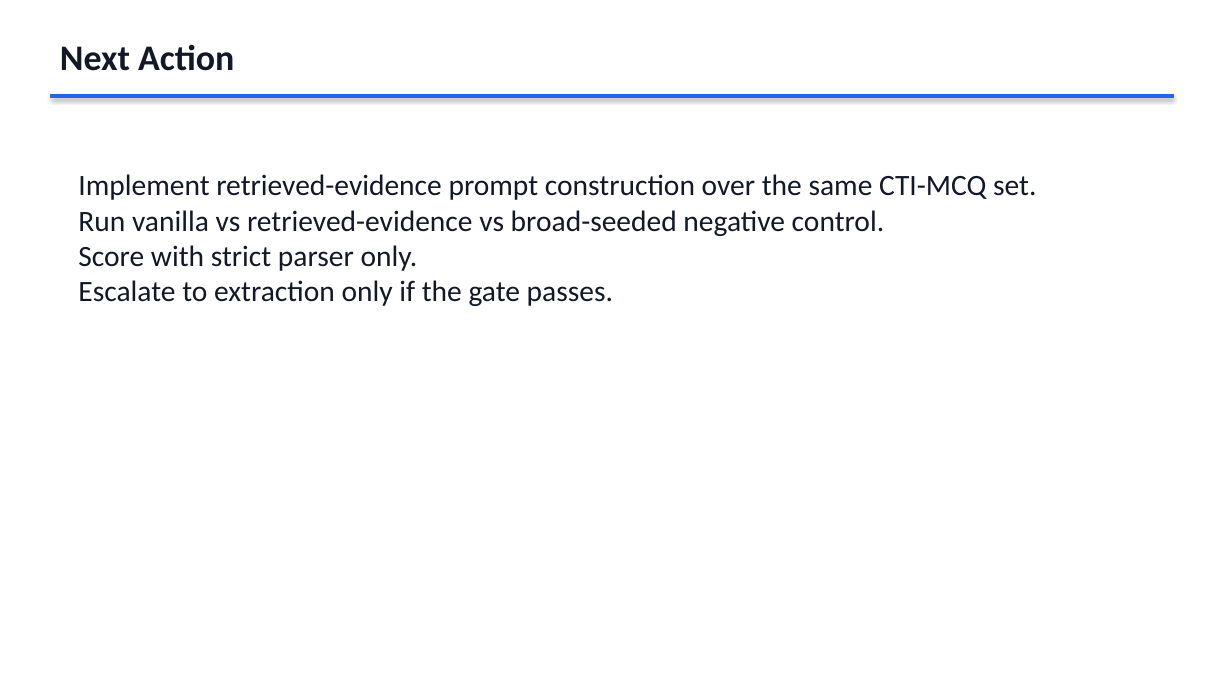
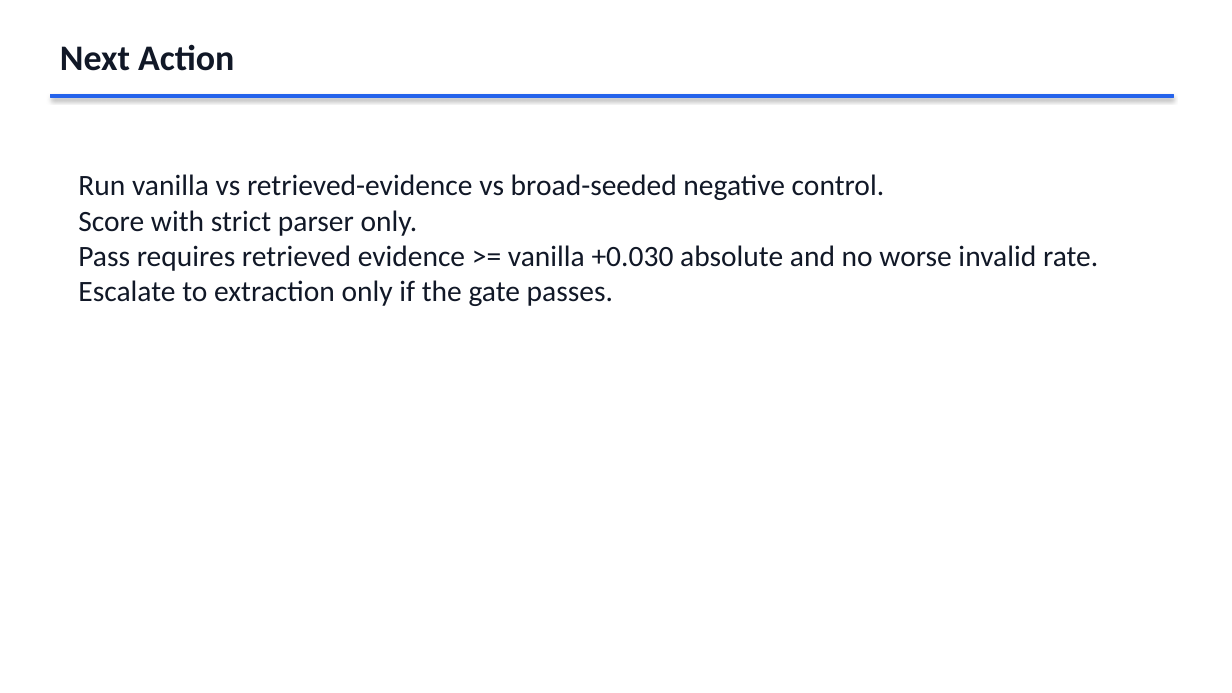
Before and after one commit to garypagangit/praxis, a slide deck: slide 9 of paper/portfolio_experiment_decks/EXPERIMENT_07_SEC_LORD_REDESIGN_GATE_DECK_20260514.pptx (slide 8 before the commit). Drawn at 1232x693 pixels with LibreOffice and Linux fonts; fonts in the diff are those of the drawing. Boxes give left, top, right and bottom in pixels: in the first picture for what was removed or moved away, otherwise in the second. Text is boxed around its words. In the diff, an @@ line names an element or a change of style, - is before the commit and + after.

Commit message:
Add SEC-LoRD retrieved-evidence gate readiness

```diff
--- a/paper/portfolio_experiment_decks/EXPERIMENT_07_SEC_LORD_REDESIGN_GATE_DECK_20260514.pptx
+++ b/paper/portfolio_experiment_decks/EXPERIMENT_07_SEC_LORD_REDESIGN_GATE_DECK_20260514.pptx
@@ text at [78, 174, 1036, 200]: paragraph removed @@
-Implement retrieved-evidence prompt construction over the same CTI-MCQ set.
@@ text at [78, 245, 1098, 271]: paragraph added @@
+Pass requires retrieved evidence >= vanilla +0.030 absolute and no worse invalid rate.
```
Also in this commit, not shown: 1 other slide changed, 1 slide added, 8 other files.
